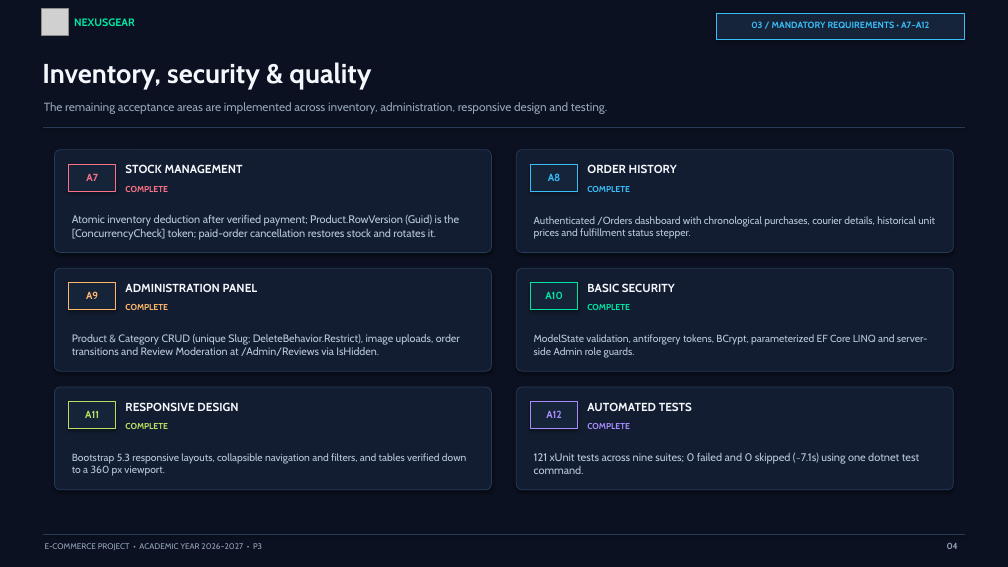
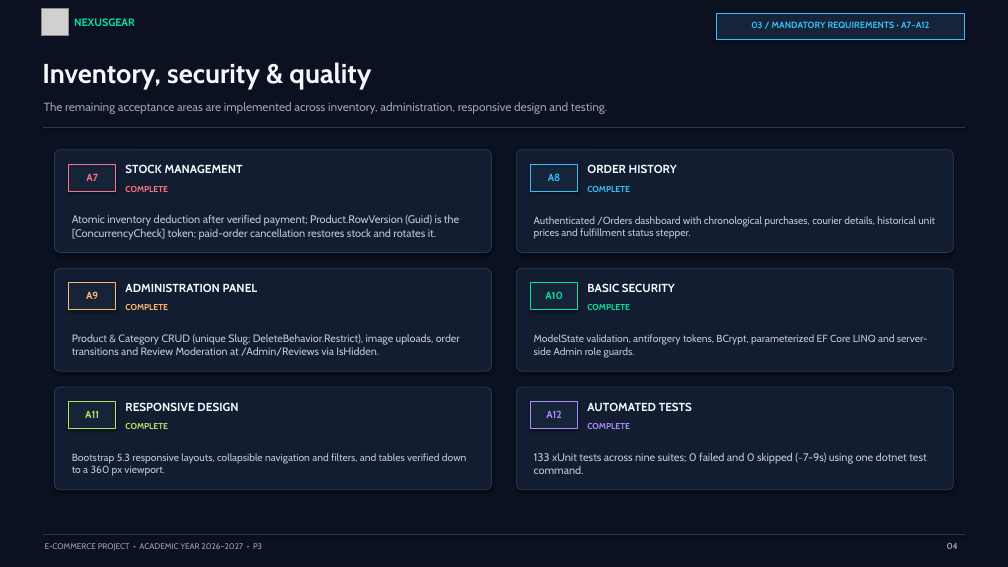
Before and after one commit to AlexandruCristianGeorgeSerban/NexusGear, a slide deck: slide 4 of Presentations/P3/NexusGear_P3_Presentation_Final.pptx. Drawn at 1008x567 pixels with LibreOffice and Linux fonts; fonts in the diff are those of the drawing; grey boxes stand for pictures. Boxes give left, top, right and bottom in pixels: in the first picture for what was removed or moved away, otherwise in the second. Text is boxed around its words. In the diff, an @@ line names an element or a change of style, - is before the commit and + after.

Commit message:
docs(p3): synchronize P3 slides, final report, and README with RON currency, 133 tests, and admin promo CRUD

```diff
--- a/Presentations/P3/NexusGear_P3_Presentation_Final.pptx
+++ b/Presentations/P3/NexusGear_P3_Presentation_Final.pptx
@@ text at bbox=[534, 452, 927, 474]: text changed @@
-121 xUnit tests across nine suites; 0 failed and 0 skipped (~7.1s) using one dotnet test command.
+133 xUnit tests across nine suites; 0 failed and 0 skipped (~7-9s) using one dotnet test command.
```
Also in this commit, not shown: 7 other slides changed, 4 other files.
